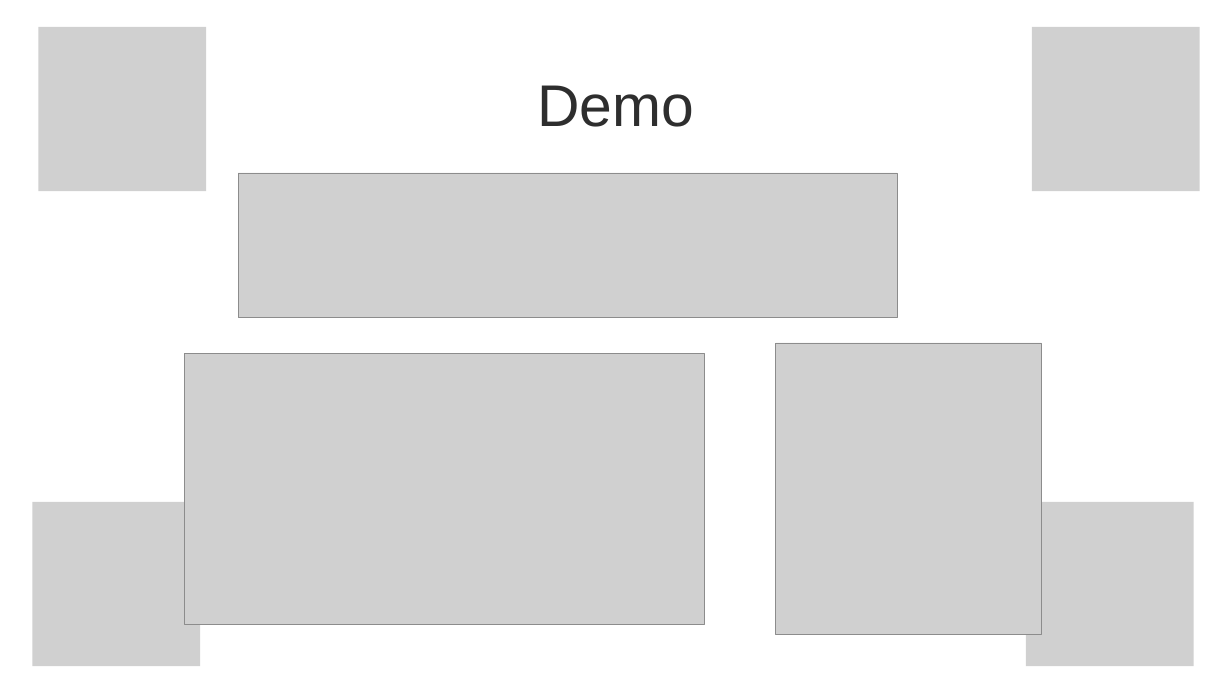
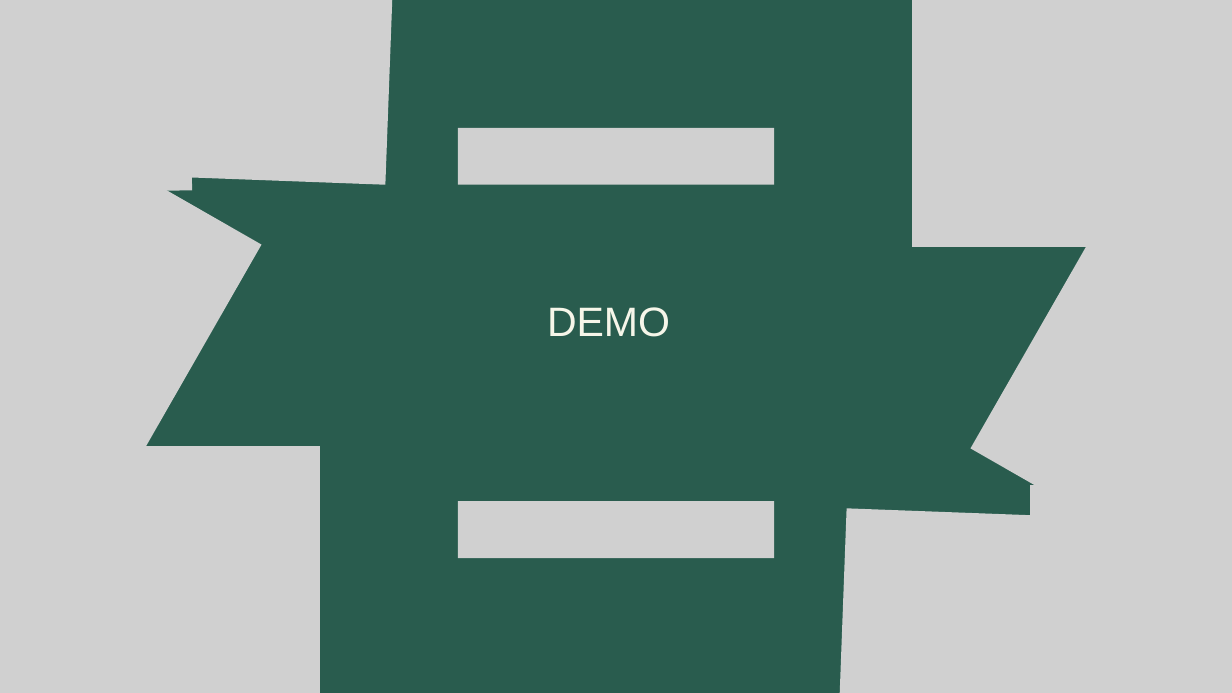
Before and after one commit to netprtony/BigDataProject, a slide deck: slide 9 of DoAnBigData.pptx. Drawn at 1232x693 pixels with LibreOffice and Linux fonts; fonts in the diff are those of the drawing; grey boxes stand for pictures. Boxes give left, top, right and bottom in pixels: in the first picture for what was removed or moved away, otherwise in the second. Text is boxed around its words. In the diff, an @@ line names an element or a change of style, - is before the commit and + after.

```diff
--- a/DoAnBigData.pptx
+++ b/DoAnBigData.pptx
@@ background #FFFFFF to #295C4E @@
@@ picture added at [0, 0, 400, 185] @@
@@ picture at [23, 19, 192, 193]: rotation 0 to 88 degrees; outline redrawn @@
@@ picture added at [912, 0, 1232, 246] @@
@@ picture added at [971, 20, 1232, 646] @@
@@ picture at [1030, 19, 1201, 185]: rotation 0 to 180 degrees; outline redrawn @@
@@ picture added at [0, 47, 261, 673] @@
@@ picture added at [458, 128, 774, 184] @@
@@ picture removed at [238, 173, 898, 318] @@
@@ text at [547, 307, 670, 337]: text changed; size 68.8 to 48 pt; text colour #2E2E2E to #F6F6E9 @@
-Demo
+DEMO
@@ picture removed at [185, 353, 704, 625] @@
@@ picture removed at [776, 343, 1041, 634] @@
@@ picture added at [0, 446, 320, 693] @@
@@ picture: place and size @@
-picture at [32, 502, 200, 667]
+picture at [23, 488, 195, 654]
@@ picture added at [458, 501, 774, 557] @@
@@ picture added at [832, 508, 1232, 693] @@
@@ picture at [1030, 485, 1196, 656]: rotation 0 to 270 degrees; outline redrawn @@
```
Also in this commit, not shown: 2 other slides changed, 4 slides added, 5 slides removed, 2 other files.
